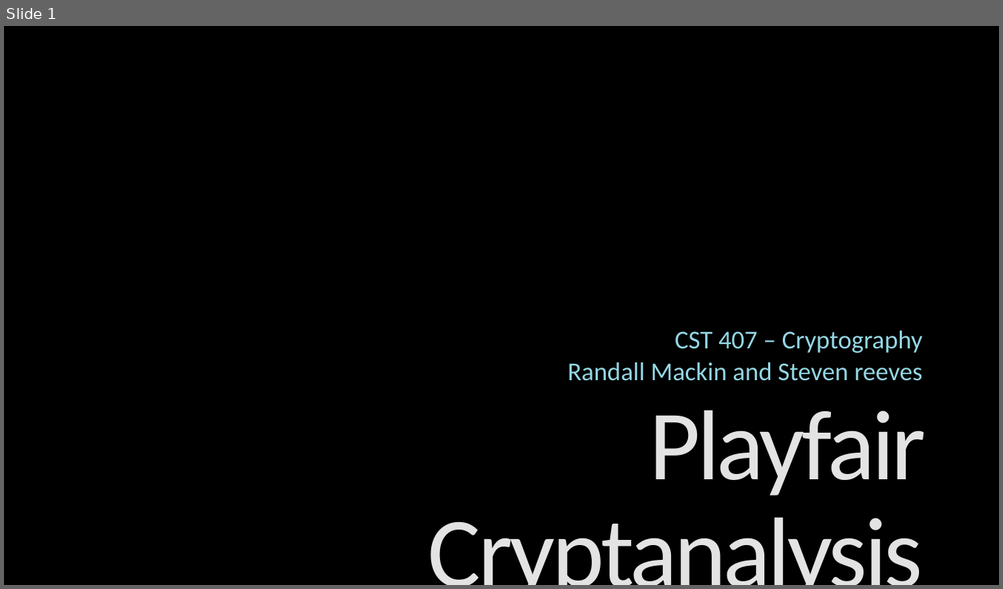
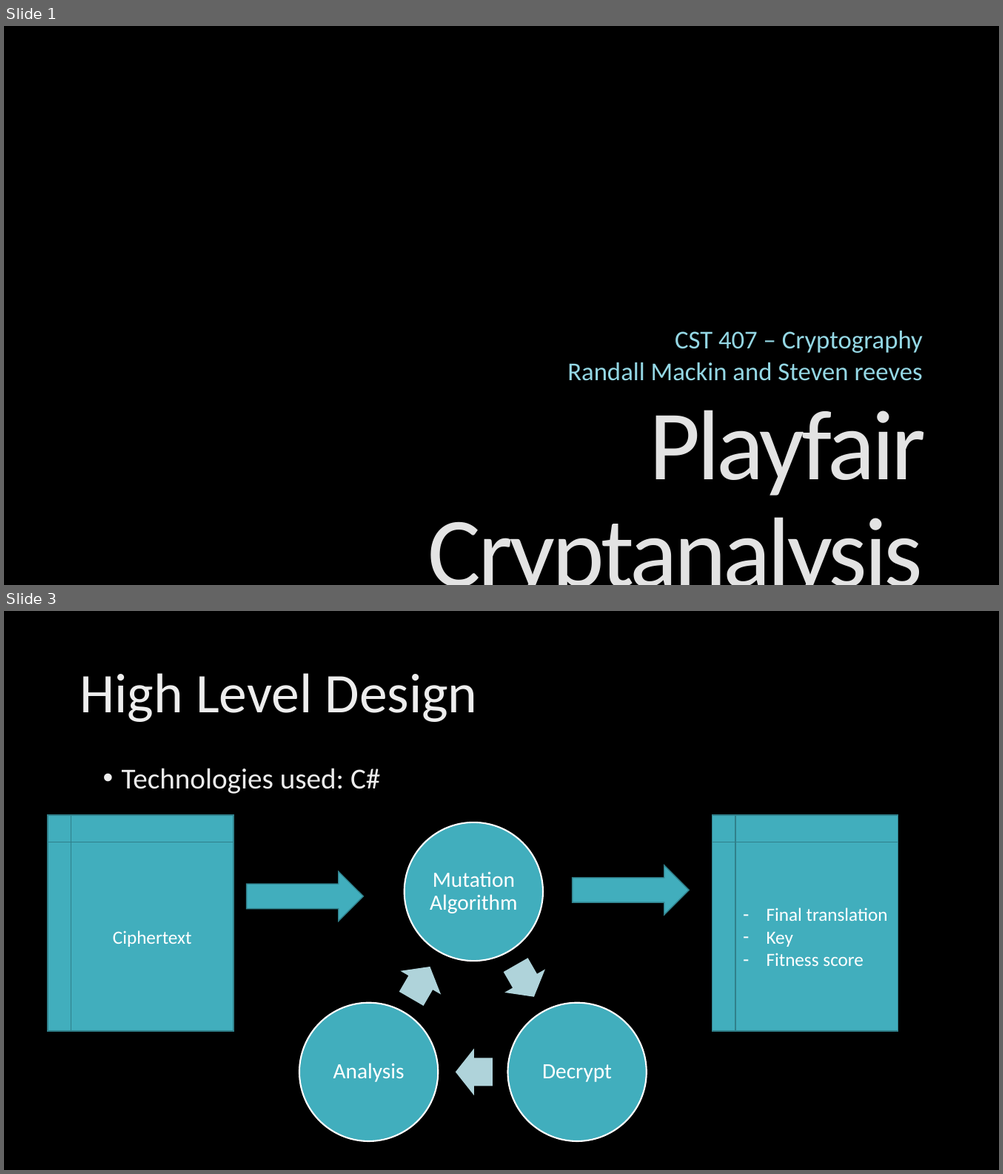
Before and after one commit to Steven-Reeves/Cryptography, a slide deck: Final_Presentation.pptx. Shown one above the other, each under a label of ours: slide 1 before the commit, slides 1 and 3 after it; the slides between them are not shown. The pictures are 1003x589 and 1003x1174 pixels, drawn with LibreOffice and Linux fonts; fonts in the diff are those of the drawing; background and template pictures are left out. Boxes give left, top, right and bottom in pixels: in the first picture for what was removed or moved away, otherwise in the second. Text is boxed around its words. In the diff, an @@ line names an element or a change of style, - is before the commit and + after.

```diff
--- a/Final_Presentation.pptx
+++ b/Final_Presentation.pptx
@@ slide 3 added at (x1=4, y1=611, x2=999, y2=1170), background picture (left out) @@
@@ title added at (x1=79, y1=673, x2=478, y2=722), 54 pt, text gradient #BFBFBF to #EDEDED to #FFFFFF @@
+High Level Design
@@ text added at (x1=122, y1=768, x2=380, y2=794), 28 pt, text gradient #BFBFBF to #EDEDED to #FFFFFF @@
+• Technologies used: C#
@@ flow chart internal storage added at (x1=48, y1=815, x2=234, y2=1032), fill #41AEBD, outline #30818C 1 pt, 18 pt, text #FFFFFF @@
+Ciphertext
@@ flow chart internal storage added at (x1=712, y1=815, x2=898, y2=1032), fill #41AEBD, outline #30818C 1 pt, 18 pt, text #FFFFFF @@
+– Final translation
+– Key
+– Fitness score
@@ right arrow added at (x1=247, y1=871, x2=363, y2=921), fill #41AEBD, outline #30818C 1 pt @@
@@ right arrow added at (x1=572, y1=866, x2=689, y2=915), fill #41AEBD, outline #30818C 1 pt @@
@@ group added at (x1=299, y1=823, x2=646, y2=1142): 3 ellipses, 3 texts, 3 right arrows @@
+Mutation Algorithm
+Decrypt
+Analysis
```
Also in this commit, not shown: 4 slides changed, 4 other slides added, 2 slides removed.
